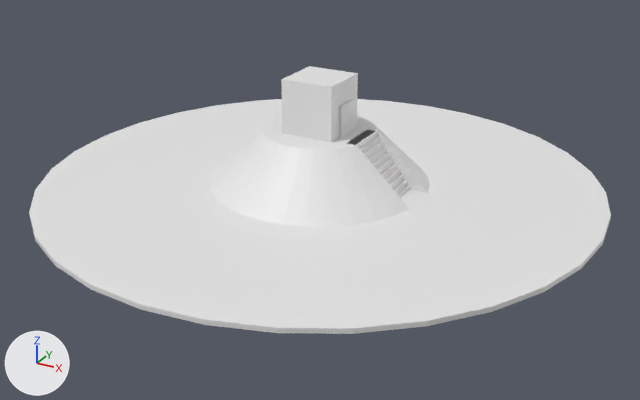
What one commit did to the Blender file Data/Untitled.blend.
Before and after are seen from a 50 mm camera at (178.0, -323.0, 153.0) aimed at (6.0, -10.0, -4.0). Lighting does not change. The marker at lower left points along +X, +Y and +Z. The older version comes first.

In view in the first picture: 'BossRoom', 'Cone', 'Cylinder', 'Stairs' and 2 more.
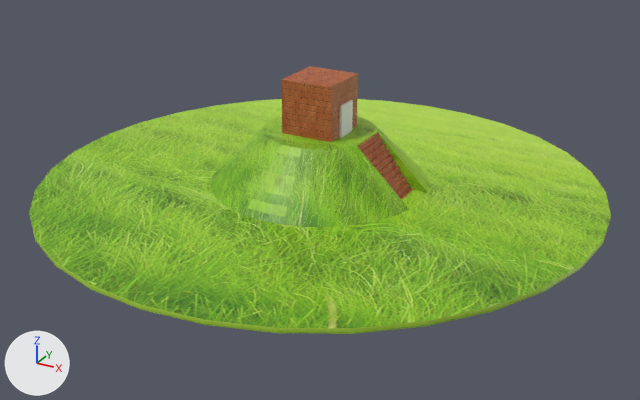
The change, as a diff of the scene's bpy script:
```diff
--- a/Data/Untitled.blend.py
+++ b/Data/Untitled.blend.py
@@ img_wall_jpg @@
+img_wall_jpg = load_image('Wall.jpg', 'Image/背景用画像/Wall.jpg', 620, 349, 'sRGB')
@@ img_ww_jpg @@
+img_ww_jpg = load_image('WW.jpg', 'Image/背景用画像/WW.jpg', 900, 600, 'sRGB')
@@ mat_material_003 @@
+mat_material_003 = principled_material('Material.003')
+mat_material_003.texture = img_wall_jpg
@@ mat_material_004 @@
+mat_material_004 = principled_material('Material.004')
+mat_material_004.texture = img_wall_jpg
@@ mat_material_002 @@
+mat_material_002 = principled_material('Material.002')
+mat_material_002.texture = img_ww_jpg
@@ mat_material_001 @@
+mat_material_001 = principled_material('Material.001')
+mat_material_001.texture = img_ww_jpg
@@ me_cylinder @@
 me_cylinder.from_pydata(...)  # 64 vertices, 34 faces; spans x -125.0..125.0, y -125.0..125.0, z -1.0..1.0
 # used by ob_cylinder; location = (0.0, 0.0, 0.0)
+# me_cylinder part 1: texture (UV) coordinates of 1 of 34 faces, centred in x 0.0, y 0.0, z 1.0, changed; they spanned u 0.01..0.49, v 0.01..0.49 and now span u 0.17..0.83, v 0.0..1.0
+me_cylinder.materials.append(mat_material_001)  # picture img_ww_jpg
@@ me_cone_001 @@
 me_cone_001.from_pydata(...)  # 291 vertices, 251 faces; spans x -50.0..49.0, y -50.0..50.0, z -0.5..25.0
+me_cone_001.materials.append(mat_material_002)  # picture img_ww_jpg
@@ me_cube_001 @@
 me_cube_001.from_pydata(...)  # 8 vertices, 6 faces; spans x -12.0..12.0, y -12.0..12.0, z 25.0..49.0
+me_cube_001.materials.append(mat_material_004)  # picture img_wall_jpg
@@ me_cube_004 @@
 me_cube_004.from_pydata(...)  # 54 vertices, 25 faces; spans x 18.0..42.9, y -10.0..10.0, z -2.3..25.0
+me_cube_004.materials.append(mat_material_003)  # picture img_wall_jpg
@@ ob_stairs @@
 ob_stairs = bpy.data.objects.new('Stairs', me_cube_004)
-ob_stairs.location = (0.0, 0.0, 0.0)
+ob_stairs.location = (1.4, 0.0, -0.8)
 _m = ob_stairs.modifiers.new('Boolean', 'BOOLEAN')
```

Boxes (x1, y1, x2, y2) around the edits, measured in the pictures (640 x 400 px):
'Cylinder', recoloured, surface changed (white to green)
    both: (29, 99, 611, 334)
'Cone', recoloured (white to green)
    both: (210, 116, 430, 227)
'BossRoom', recoloured (white to brown)
    both: (281, 66, 358, 142)
'Stairs', recoloured, moved
    before: (348, 130, 410, 197)
    after: (358, 133, 413, 200)
part 1 of me_cylinder, surface changed (white to green)
    both: (29, 99, 611, 328)
